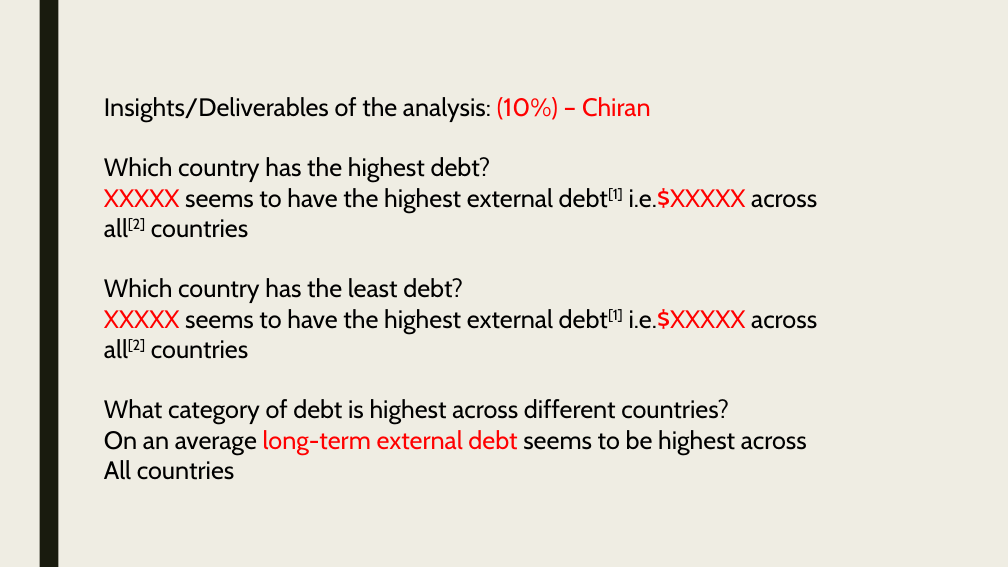
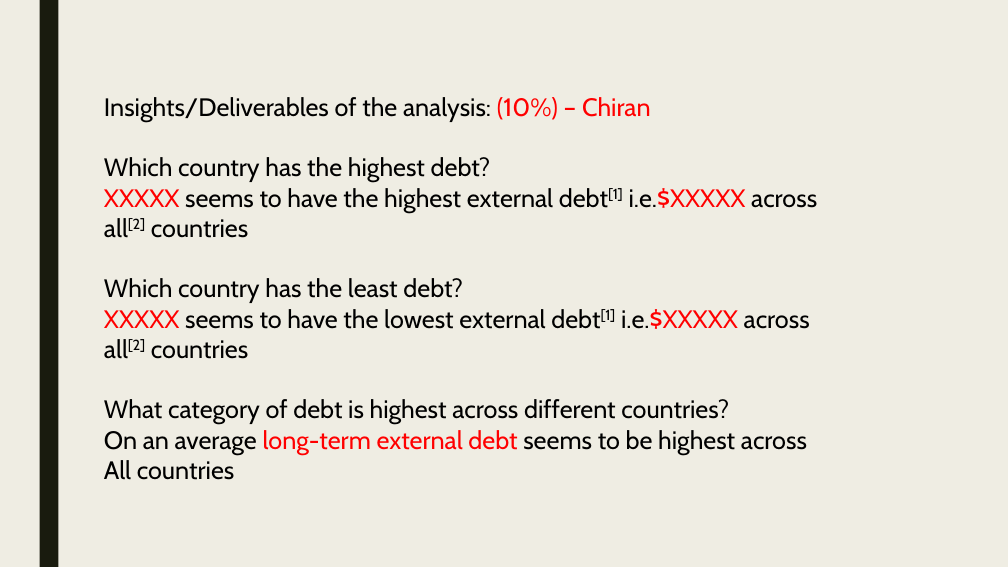
Before and after one commit to skc00/DBMS-Term-Project, a slide deck: slide 5 of Term Presentation MSDS7330-404 GrpB.pptx. Drawn at 1008x567 pixels with LibreOffice and Linux fonts; fonts in the diff are those of the drawing. Boxes give left, top, right and bottom in pixels: in the first picture for what was removed or moved away, otherwise in the second. Text is boxed around its words. In the diff, an @@ line names an element or a change of style, - is before the commit and + after.

Commit message:
insight of analysis part
insight part changed from highest to lowest external debt.

```diff
--- a/Term Presentation MSDS7330-404 GrpB.pptx
+++ b/Term Presentation MSDS7330-404 GrpB.pptx
@@ text at [104, 309, 810, 329]: text changed @@
-XXXXX seems to have the highest external debt[1] i.e.$XXXXX across
+XXXXX seems to have the lowest external debt[1] i.e.$XXXXX across
```
